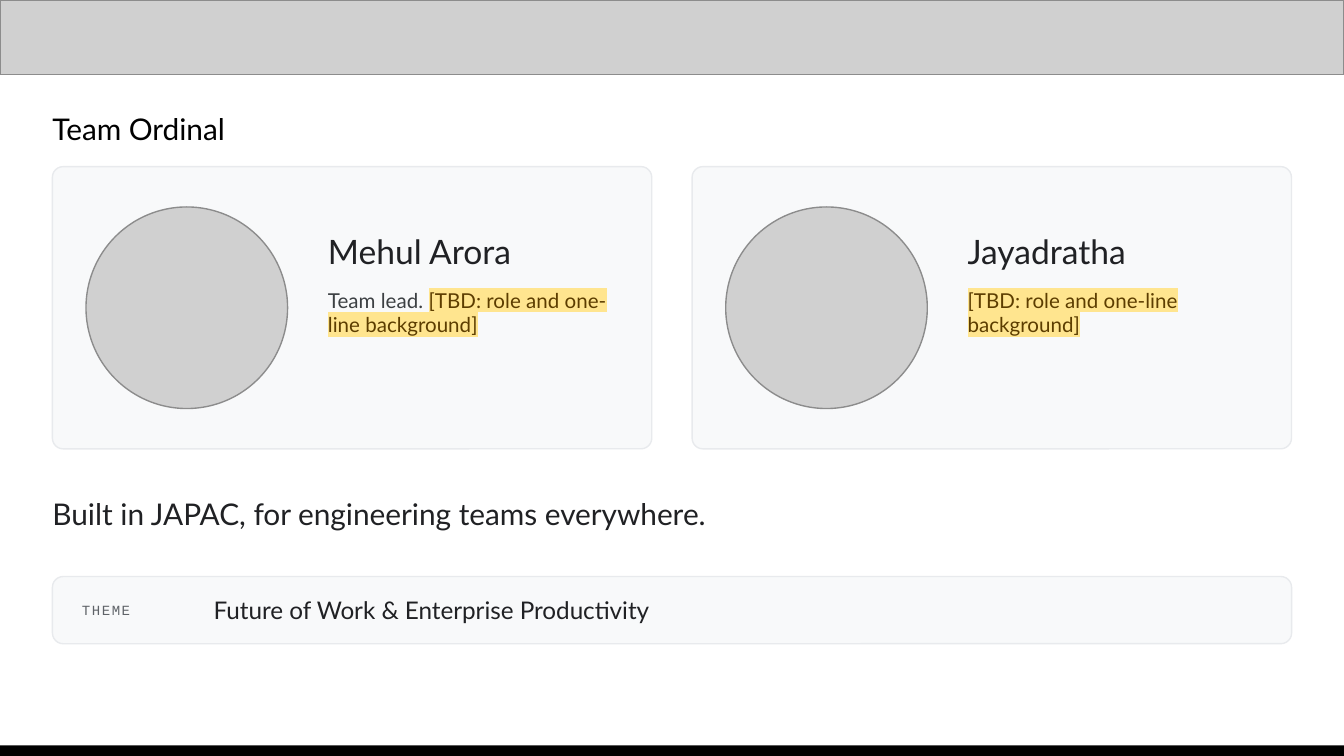
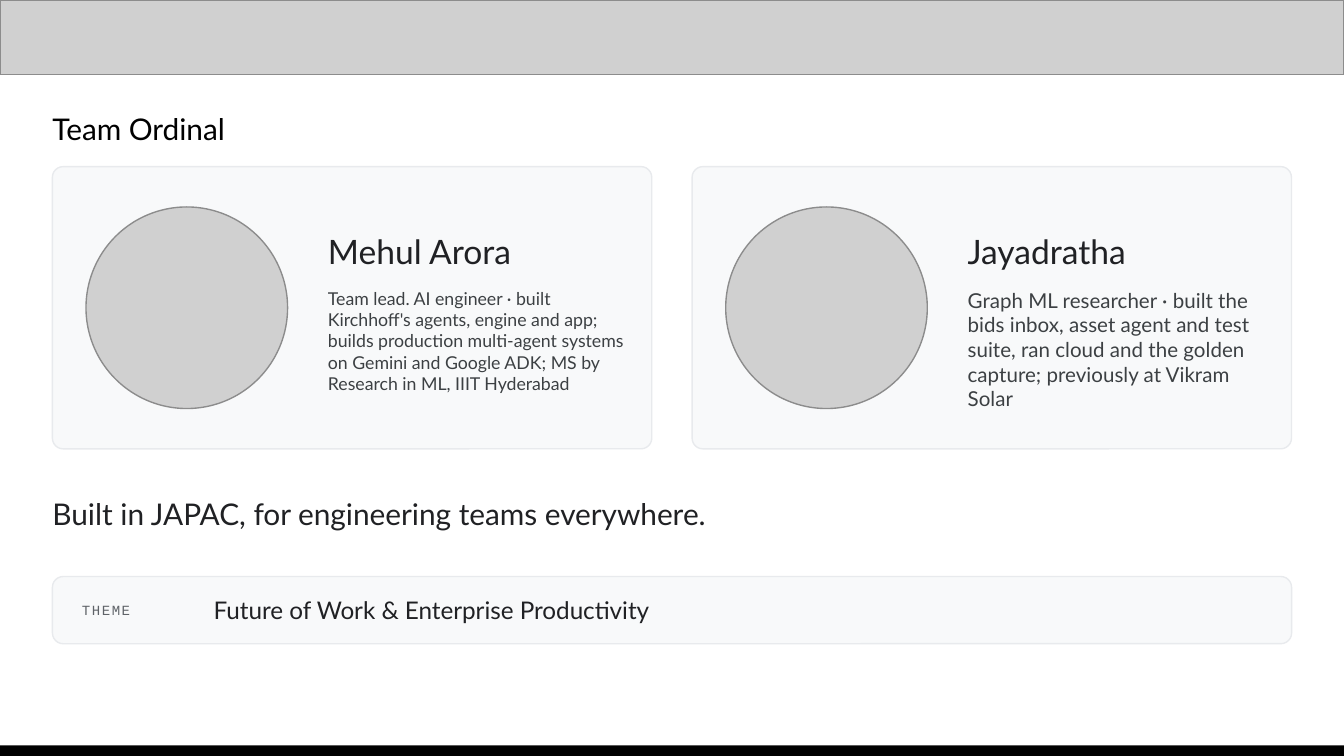
Before and after one commit to mehular0ra/kirchhoff, a slide deck: slide 14 of docs/submission/deck/Kirchhoff-AI-Builder-Cup.pptx. Drawn at 1344x756 pixels with LibreOffice and Linux fonts; fonts in the diff are those of the drawing; grey boxes stand for pictures. Boxes give left, top, right and bottom in pixels: in the first picture for what was removed or moved away, otherwise in the second. Text is boxed around its words. In the diff, an @@ line names an element or a change of style, - is before the commit and + after.

```diff
--- a/docs/submission/deck/Kirchhoff-AI-Builder-Cup.pptx
+++ b/docs/submission/deck/Kirchhoff-AI-Builder-Cup.pptx
@@ text at <box>328,292,624,393</box>: text changed; size 11 to 9.5 pt; text colour #5C3D00 to #3C4043 @@
-Team lead. [TBD: role and one-line background]
+Team lead. AI engineer · built Kirchhoff's agents, engine and app; builds production multi-agent systems on Gemini and Google ADK; MS by Research in ML, IIIT Hyderabad
@@ text at <box>968,293,1249,406</box>: text changed; text colour #5C3D00 to #3C4043 @@
-[TBD: role and one-line background]
+Graph ML researcher · built the bids inbox, asset agent and test suite, ran cloud and the golden capture; previously at Vikram Solar
```
Also in this commit, not shown: 1 other file.
